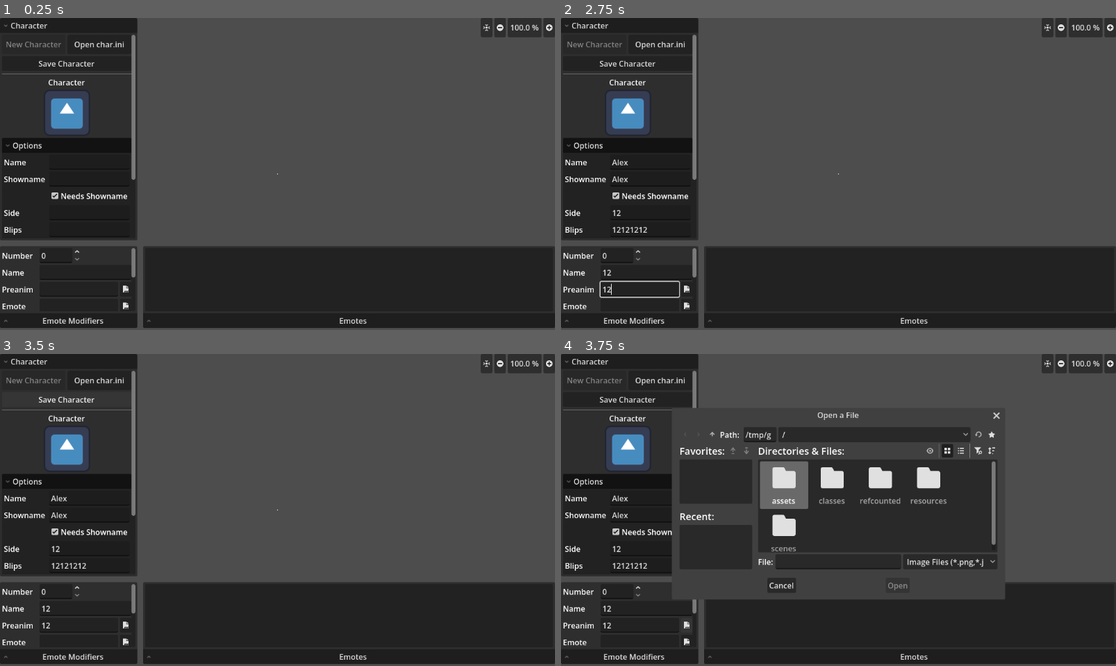
Above: before the commit, frames 1-4 (two rows, left to right).
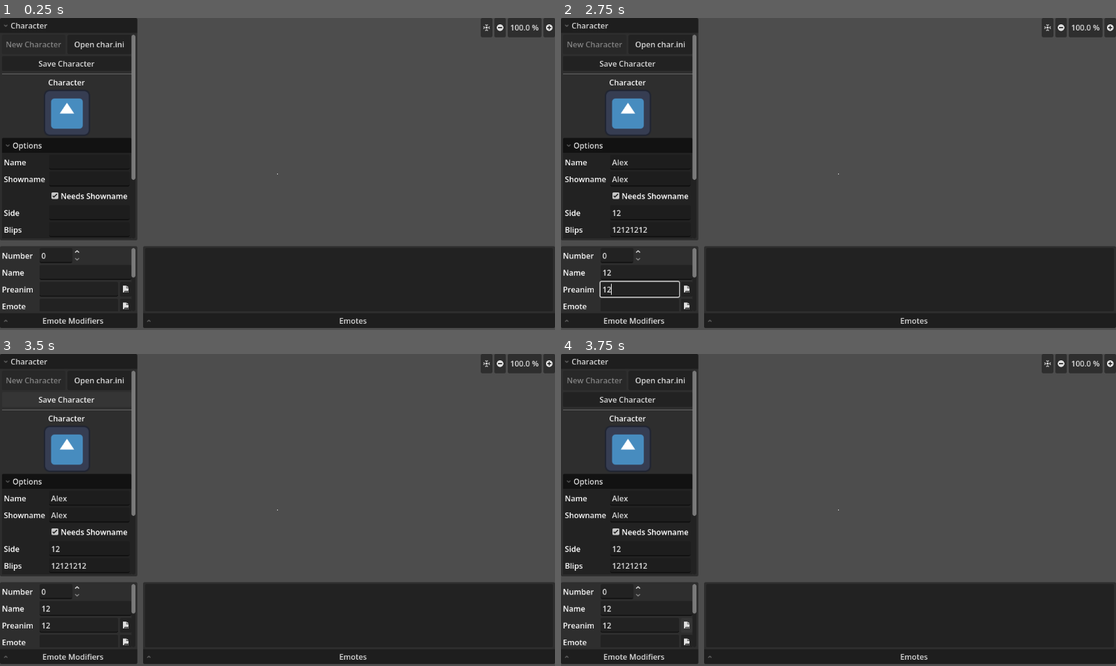
Above: after the commit, the same moments.

Repository: Crystalwarrior/KFO-CharMaker
Game: Godot game, scene res://scenes/main.tscn
Same seed, same stepped clock (60 frames per second), same inputs: the game is played once before the commit and once after it. The engine's default icon, where the game draws it, is replaced by a stand-in: a white triangle on a blue panel in a dark square.
Inputs (mouse positions are in pixels of both pictures, inside the frame that each line leads up to):
- Up to frame 1 (0.25 s): no input
- Up to frame 2 (2.75 s): click (649, 161) at 0.52 s; type "Alex" at 0.6 s; click (649, 180) at 0.75 s; type "Alex" at 0.83 s; click (649, 211) at 0.98 s; type "12" at 1.07 s; click (649, 230) at 1.27 s; type "12" at 1.35 s; click (649, 264) at 1.5 s; type "12" at 1.58 s; click (649, 280) at 1.73 s; type "12" at 1.82 s; click (649, 295) at 2.02 s; type "12" at 2.1 s; click (644, 273) at 2.25 s; type "12" at 2.33 s; click (638, 289) at 2.48 s; type "12" at 2.57 s
- Up to frame 3 (3.5 s): click "Save Character" at 2.75 s
- Up to frame 4 (3.75 s): click (688, 625) at 3.5 s

Frames 1-3 are identical in both runs. In frame 4, 23% of the frame differs, in the area x 20-80%, y 17-79%.
Error before the commit: Invalid access to property or key 'emotes' on a base object of type 'Nil'. (res://scenes/char_converter.gd:296)
Error after the commit: Invalid access to property or key 'char_folder' on a base object of type 'Nil'. (res://scenes/char_converter.gd:278)

Commit message:
Fixed up code, actually saving ini this time.

Diff:
--- a/resources/character.gd
+++ b/resources/character.gd
@@ -57,18 +57,27 @@
 			emote_args.resize(5)
 			var emote: Emote = Emote.new(emote_args[0], emote_args[1], emote_args[2], emote_args[3], emote_args[4])
 			emotes.append(emote)
+
 			# set soundN for emote
 			if "soundn" in data:
 				if str(emotes.size()) in data["soundn"]:
 					emotes[emotes.size()-1].sound_name = data["soundn"][str(emotes.size())]
+
 			# set soundT for emote
 			if "soundt" in data:
 				if str(emotes.size()) in data["soundt"]:
 					emotes[emotes.size()-1].sound_time = data["soundt"][str(emotes.size())]
+
 			# set soundL for emote
 			if "soundl" in data:
 				if str(emotes.size()) in data["soundl"]:
-					emotes[emotes.size()-1].sound_loop = true if data["soundl"][str(emotes.size())] == "1" else false
+					var emote_soundl
+					if data["soundl"][str(emotes.size())] == "1":
+						emote_soundl = true
+					else:
+						emote_soundl = false
+					emotes[emotes.size()-1].sound_loop = emote_soundl
+
 	if "options" in data:
 		var options: Dictionary = data["options"]
 		if "name" in options:
--- a/scenes/char_converter.gd
+++ b/scenes/char_converter.gd
@@ -2,6 +2,7 @@
 
 @onready var file_dialog: FileDialog = %FileDialog
 @onready var image_dialog: FileDialog = %ImageDialog
+@onready var file_dialog_save: FileDialog = %FileDialogSave
 @onready var new_button: Button = %NewButton
 @onready var open_ini_button: Button = %OpenIniButton
 @onready var save_button: Button = %SaveButton
@@ -81,14 +82,13 @@
 
 var is_image_pre: bool
 
-var current_folder_path: String
-
 # Called when the node enters the scene tree for the first time.
 func _ready() -> void:
 	open_ini_button.pressed.connect(_on_open_ini_button_pressed)
 	save_button.pressed.connect(_on_save_button_pressed)
 	file_dialog.file_selected.connect(_on_file_selected)
 	image_dialog.file_selected.connect(_on_image_selected)
+	file_dialog_save.file_selected.connect(_on_save_file_selected)
 	emote_list.item_selected.connect(_on_emote_selected)
 	scaling_option.item_selected.connect(_on_scaling_selected)
 	preanim_button.pressed.connect(_on_preanim_button_pressed)
@@ -101,12 +101,12 @@
 
 func _on_preanim_button_pressed() -> void:
 	is_image_pre = true
-	image_dialog.current_dir = current_folder_path
+	image_dialog.current_dir = current_character.char_folder
 	image_dialog.popup_centered()
 
 func _on_emote_button_pressed() -> void:
 	is_image_pre = false
-	image_dialog.current_dir = current_folder_path
+	image_dialog.current_dir = current_character.char_folder
 	image_dialog.popup_centered()
 
 func _on_char_icon_file_selected(file_path: String) -> void:
@@ -114,7 +114,6 @@
 
 func _on_file_selected(path: String) -> void:
 	var char_folder: String = path.get_base_dir()
-	current_folder_path = char_folder
 
 	# Create a new character
 	current_character = Character.new()
@@ -151,9 +150,8 @@
 		emote_edit.text = get_emote_path(path)
 
 func get_emote_path(filePath: String) -> String:
-	print(current_folder_path)
 	print(filePath)
-	var result = filePath.get_slice(".", 0).trim_prefix(current_folder_path + "/")
+	var result = filePath.get_slice(".", 0).trim_prefix(current_character.char_folder + "/")
 	print(result)
 	result = result.trim_prefix("(a)").trim_prefix("(b)")
 	print(result)
@@ -255,10 +253,10 @@
 	emote_list.move_item(index_from, index_to)
 	current_emote_number = index_to
 
-#func _notification(what):
-	#if what == NOTIFICATION_WM_CLOSE_REQUEST:
-		#var path = ProjectSettings.globalize_path("user://frame_cache/")
-		#remove_contents_of(path)
+func _notification(what):
+	if what == NOTIFICATION_WM_CLOSE_REQUEST:
+		var path = ProjectSettings.globalize_path("user://frame_cache/")
+		remove_contents_of(path)
 
 func remove_contents_of(directory: String) -> void:
 	for dir_name in DirAccess.get_directories_at(directory):
@@ -277,31 +275,40 @@
 	character_icon.texture = image_texture
 
 func _on_save_button_pressed() -> void:
+	file_dialog_save.current_dir = current_character.char_folder
+	file_dialog_save.popup_centered()
+
+func _on_save_file_selected(path: String) -> void:
 	var iniString: String
 	iniString += get_options_string()
 	iniString += get_emotions_string()
-	iniString += get_emote_option_string("SoundN")
-	iniString += get_emote_option_string("SoundT")
-	iniString += get_emote_option_string("SoundL")
-	var file: FileAccess = FileAccess.open(current_folder_path, FileAccess.WRITE)
-
+	iniString += get_sound_option_string("SoundN")
+	iniString += get_sound_option_string("SoundT")
+	iniString += get_sound_option_string("SoundL")
+	var save_file = FileAccess.open(path, FileAccess.WRITE)
+	save_file.store_string(iniString)
 
 func get_options_string() -> String:
 	var result = "[Options]\n"
-	result += "name = %s\nshowname = %s\nside = %s\ngender = %s\ncategory = %s\nscaling = %s" % [charname_edit.text, showname_edit.text,
-	side_edit.text, blips_edit.text, category_edit.text, scaling_option.get_item_text(scaling_option.get_selected_id()).to_lower()]
-	return result
+	result += "name = " + charname_edit.text
+	result += "\nshowname = " + showname_edit.text
+	result += "\nside = " + side_edit.text
+	result += "\ngender = " + blips_edit.text
+	result += "\ncategory = " + category_edit.text
+	result += "\nscaling = " + scaling_option.get_item_text(scaling_option.get_selected_id()).to_lower()
+	return result+"\n\n"
 
 func get_emotions_string() -> String:
 	var result = "[Emotions]\nnumber=%d\n\n" % current_character.emotes.size()
-	var counter = 1
-	for emote in current_character.emotes:
-		result += "%d = %s#%s#%s#%d#%d\n" % [counter, emote.display_name, emote.pre, emote.idle, emote.emote_mod, emote.desk_mod]
-		counter += 1
-	return result
-
-
-func get_emote_option_string(option: String) -> String:
+	for i in current_character.emotes.size():
+		var emote: Emote = current_character.emotes[i]
+		result += str(i+1) + " = "
+		result += "#".join([emote.display_name, emote.pre, emote.idle, emote.emote_mod, emote.desk_mod])
+		result += "\n"
+	return result+"\n\n"
+
+
+func get_sound_option_string(option: String) -> String:
 	var result = "[%s]\n" % option
 	var option_value
 	var counter = 1
@@ -319,6 +326,6 @@
 			continue
 		result += "%d = %s\n" % [counter, option_value]
 		counter += 1
-	if result.length() == 9:
+	if counter <= 1:
 		result = ""
-	return result
+	return result+"\n\n"
--- a/scenes/char_converter.tscn
+++ b/scenes/char_converter.tscn
@@ -24,6 +24,13 @@
 oversampling_override = 1.0
 title = "Open a File"
 file_mode = 0
+access = 2
+filters = PackedStringArray("*.ini;Char.ini file")
+use_native_dialog = true
+
+[node name="FileDialogSave" type="FileDialog" parent="." unique_id=975519437]
+unique_name_in_owner = true
+oversampling_override = 1.0
 access = 2
 filters = PackedStringArray("*.ini;Char.ini file")
 use_native_dialog = true
